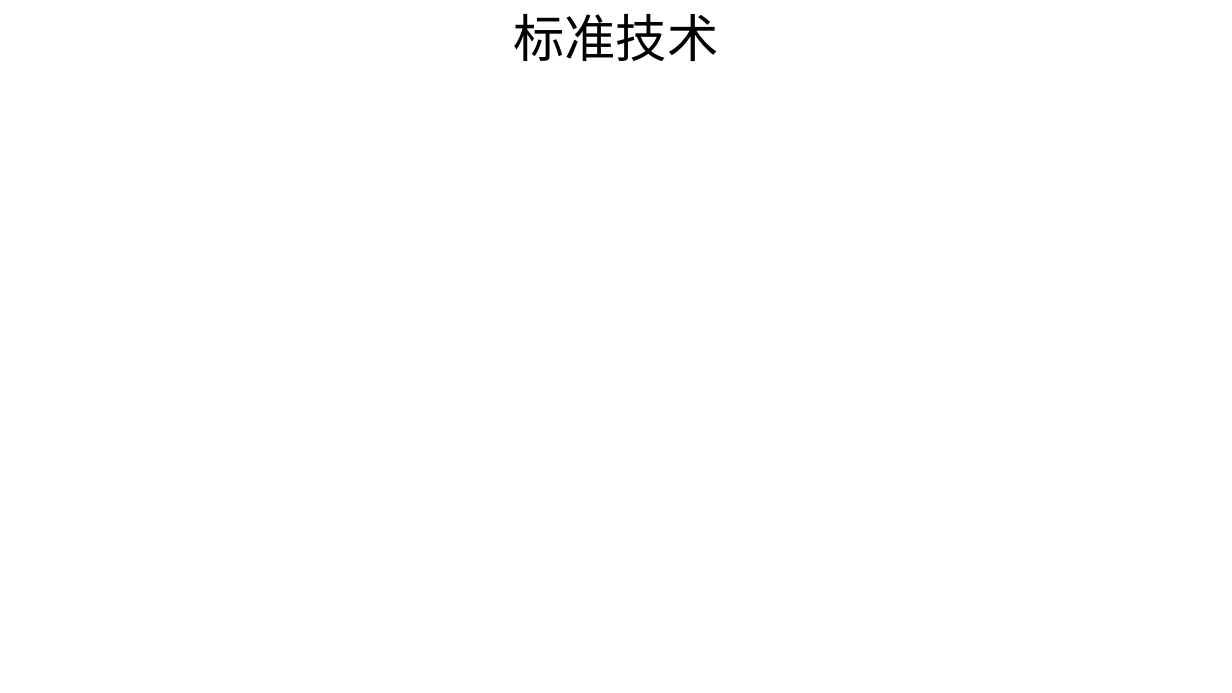
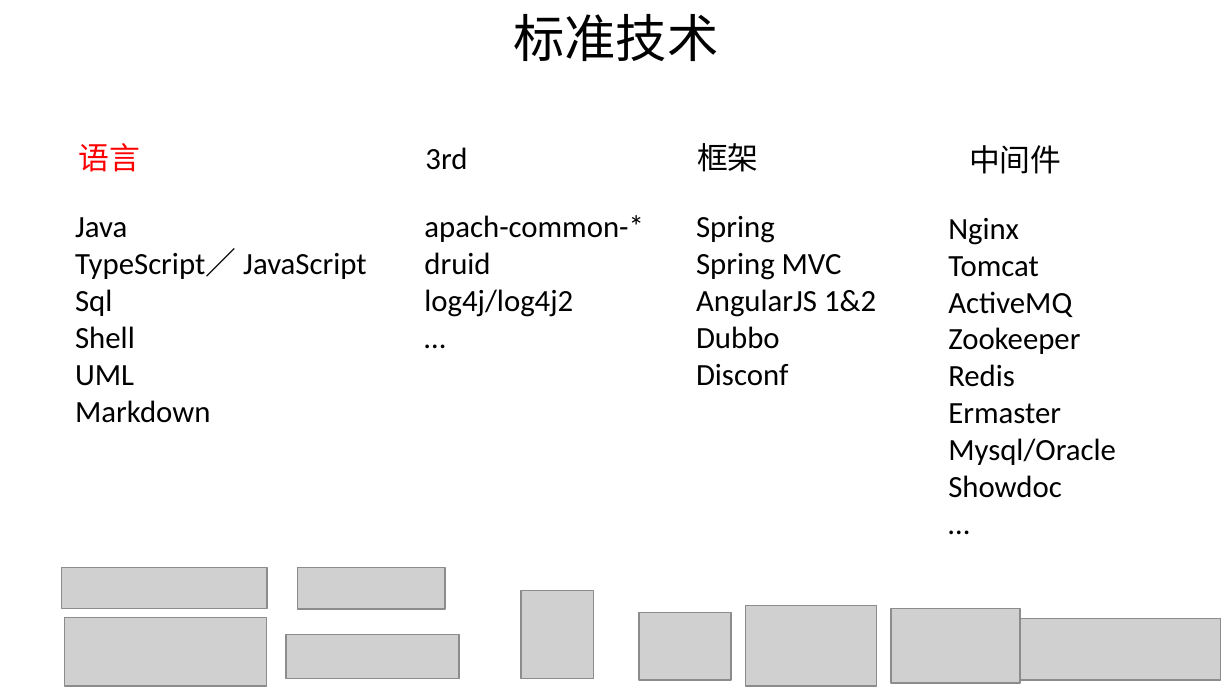
Before and after one commit to shiyunlai/tistools, a slide deck: slide 8 of TIStools.pptx (slide 5 before the commit). Drawn at 1232x693 pixels with LibreOffice and Linux fonts; fonts in the diff are those of the drawing; grey boxes stand for pictures. Boxes give left, top, right and bottom in pixels: in the first picture for what was removed or moved away, otherwise in the second. Text is boxed around its words. In the diff, an @@ line names an element or a change of style, - is before the commit and + after.

```diff
--- a/TIStools.pptx
+++ b/TIStools.pptx
@@ text added at bbox=[78, 143, 140, 172], 18 pt, text #FF0000 @@
+语言
@@ text added at bbox=[425, 147, 467, 170], 18 pt, text #000000 @@
+3rd
@@ text added at bbox=[697, 143, 759, 172], 18 pt, text #000000 @@
+框架
@@ text added at bbox=[969, 145, 1061, 174], 18 pt, text #000000 @@
+中间件
@@ text added at bbox=[75, 217, 366, 423], 18 pt, text #000000 @@
+Java
+TypeScript／ JavaScript
+Sql
+Shell
+UML
+Markdown
@@ text added at bbox=[424, 215, 644, 317], 18 pt, text #000000 @@
+apach-common-*
+druid
+log4j/log4j2
+…
@@ text added at bbox=[696, 216, 876, 386], 18 pt, text #000000 @@
+Spring
+Spring MVC
+AngularJS 1&2
+Dubbo
+Disconf
@@ text added at bbox=[948, 218, 1116, 498], 18 pt, text #000000 @@
+Nginx
+Tomcat
+ActiveMQ
+Zookeeper
+Redis
+Ermaster
+Mysql/Oracle
+Showdoc
+…
@@ picture added at bbox=[62, 567, 267, 607] @@
@@ picture added at bbox=[298, 567, 446, 609] @@
@@ picture added at bbox=[521, 590, 594, 679] @@
@@ picture added at bbox=[64, 617, 266, 686] @@
@@ picture added at bbox=[639, 612, 732, 680] @@
@@ picture added at bbox=[745, 605, 876, 685] @@
@@ picture added at bbox=[891, 609, 1020, 684] @@
@@ picture added at bbox=[1020, 618, 1221, 680] @@
@@ picture added at bbox=[286, 634, 458, 679] @@
```
Also in this commit, not shown: 3 other slides changed.
